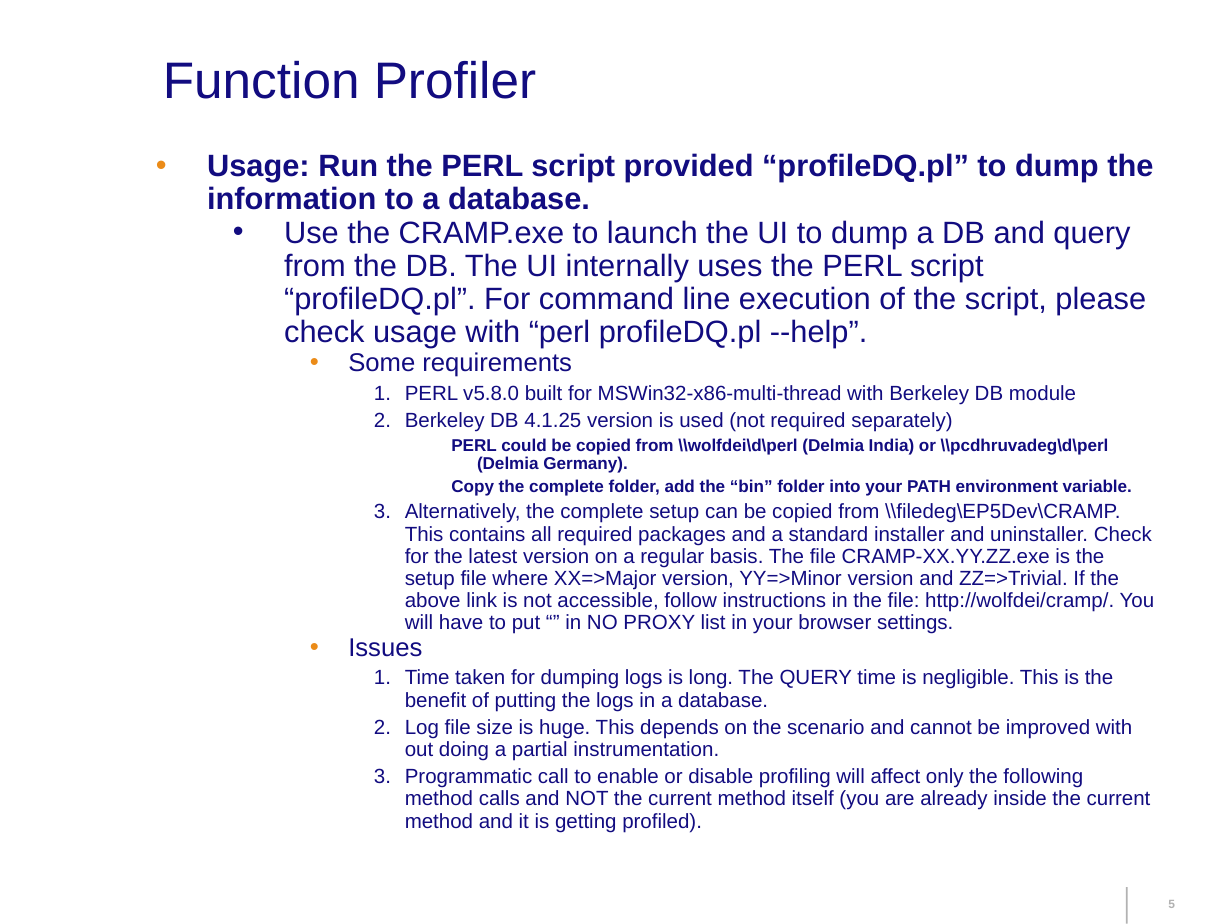
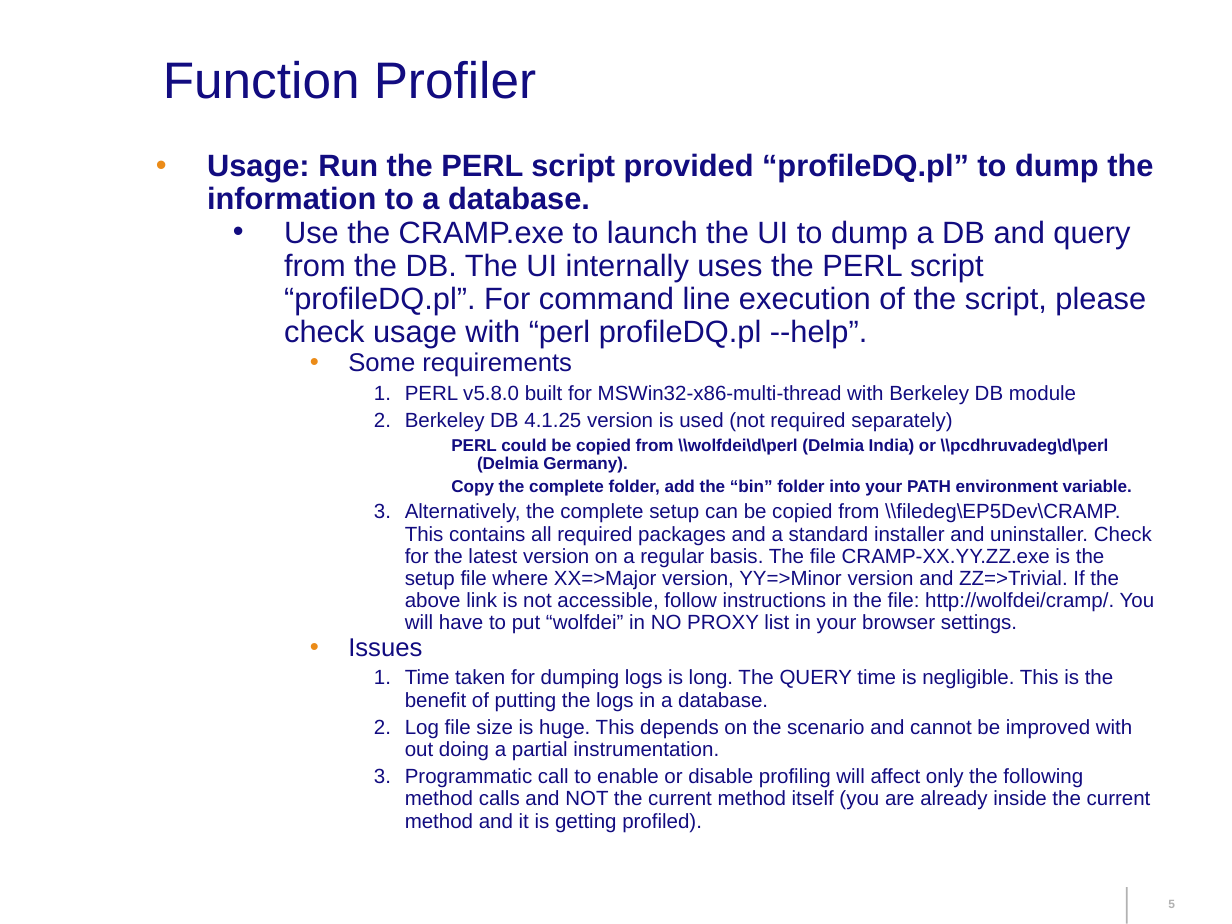
Before and after one commit to 0xdky/cramp, a slide deck: slide 5 of docs/CRAMP.ppt. Drawn at 1232x924 pixels with LibreOffice and Linux fonts; fonts in the diff are those of the drawing; background and template pictures are left out. Boxes give left, top, right and bottom in pixels: in the first picture for what was removed or moved away, otherwise in the second. Text is boxed around its words. In the diff, an @@ line names an element or a change of style, - is before the commit and + after.

Commit message:
Doc fix

```diff
--- a/docs/CRAMP.ppt
+++ b/docs/CRAMP.ppt
@@ text at (405, 503, 1155, 634): text changed @@
-      3. Alternatively, the complete setup can be copied from \\filedeg\EP5Dev\CRAMP. This contains all required packages and a standard installer and uninstaller. Check for the latest version on a regular basis. The file CRAMP-XX.YY.ZZ.exe is the setup file where XX=>Major version, YY=>Minor version and ZZ=>Trivial. If the above link is not accessible, follow instructions in the file: http://wolfdei/cramp/. You will have to put “” in NO PROXY list in your browser settings.
+      3. Alternatively, the complete setup can be copied from \\filedeg\EP5Dev\CRAMP. This contains all required packages and a standard installer and uninstaller. Check for the latest version on a regular basis. The file CRAMP-XX.YY.ZZ.exe is the setup file where XX=>Major version, YY=>Minor version and ZZ=>Trivial. If the above link is not accessible, follow instructions in the file: http://wolfdei/cramp/. You will have to put “wolfdei” in NO PROXY list in your browser settings.
```
